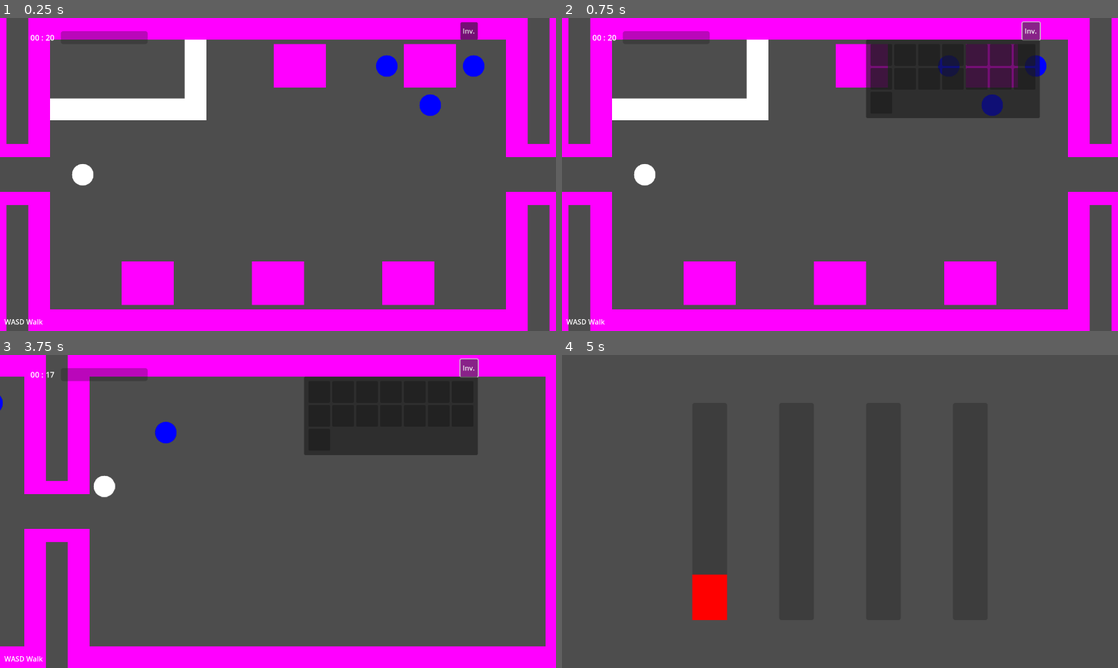
Above: before the commit, frames 1-4 (two rows, left to right).
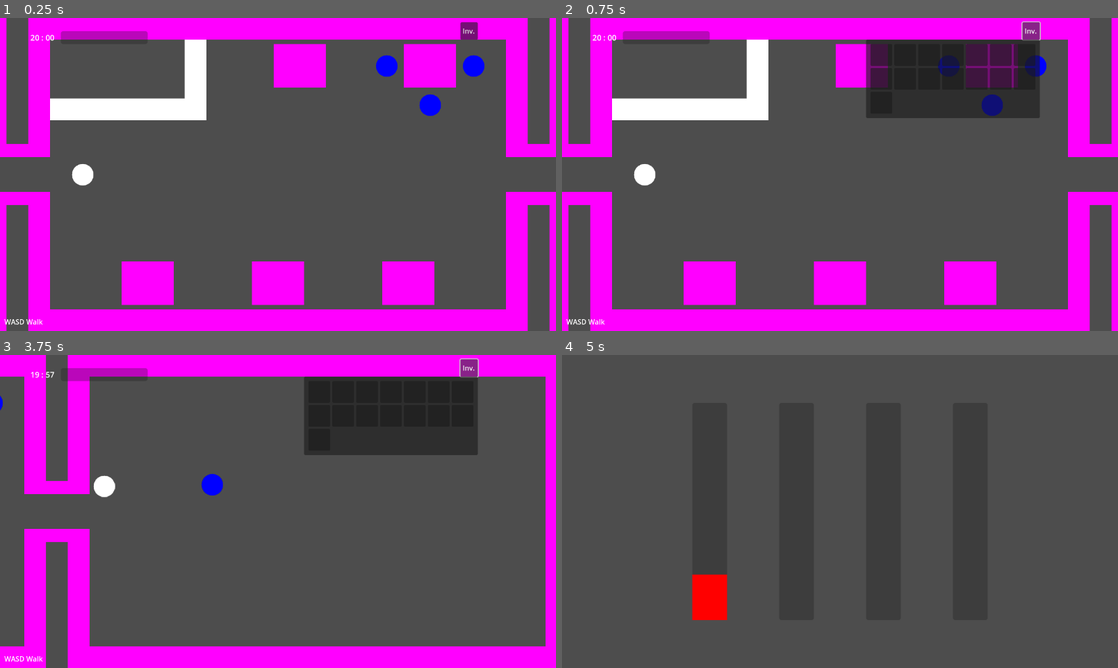
Above: after the commit, the same moments.

Repository: cty012/terror-on-the-tracks-demo
Game: Godot game, scene res://scenes/game.tscn
Same seed, same stepped clock (60 frames per second), same inputs: the game is played once before the commit and once after it.
Inputs:
- Up to frame 1 (0.25 s): no input
- Up to frame 2 (0.75 s): click "Inv." at 0.5 s
- Up to frame 3 (3.75 s): tap Enter at 1.25, 2.75 s; hold D 1.28-2.03 s; tap M at 1.35, 2.1, 3.05 s; tap Space at 1.52, 2, 2.27, 3.5 s; hold S 2.03-2.78 s; hold D 2.78-3.53 s; tap F at 2.85 s; hold W from 3.53 s (still down); tap N at 3.6 s
- Up to frame 4 (5 s): tap Space at 3.77, 4.52 s; tap M at 3.8, 4.55 s; tap Enter at 4.25 s; release W at 4.28 s; hold A from 4.28 s (still down); tap E at 4.35 s

The runs differ from the first frame. In frame 1, less than 0.1% of the frame differs, in the area x 5-9%, y 5-8%; in frame 2, less than 0.1%; in frame 3, 0.5%, in the area x 5-41%, y 5-45%; in frame 4, nothing differs.

Commit message:
Movement script

Diff:
--- a/scenes/game.tscn
+++ b/scenes/game.tscn
@@ -20,8 +20,9 @@
 [ext_resource type="Shape2D" uid="uid://c7aojc7q6al28" path="res://shapes/mat.tres" id="12_hpof6"]
 [ext_resource type="Script" path="res://scripts/controllers/minigames/lockpick.gd" id="13_ncycx"]
 [ext_resource type="Script" path="res://scripts/behaviors/dialogue_tree_alfred.gd" id="16_tdev3"]
-[ext_resource type="Script" path="res://scripts/controllers/walking_npc.gd" id="17_qtyjp"]
 [ext_resource type="Script" path="res://scripts/behaviors/dialogue_tree_will.gd" id="18_bgcwb"]
+[ext_resource type="Script" path="res://scripts/behaviors/dialogue_tree_walker.gd" id="19_8h2pq"]
+[ext_resource type="Script" path="res://scripts/behaviors/movement_walker.gd" id="19_fld4r"]
 [ext_resource type="Script" path="res://scripts/behaviors/dialogue_tree_thomas.gd" id="20_gfysw"]
 
 [sub_resource type="GDScript" id="GDScript_palwq"]
@@ -99,7 +100,7 @@
 
 [node name="timer_system" type="Node" parent="."]
 script = ExtResource("2_20y6c")
-time_limit_in_seconds = 20.0
+time_limit_in_seconds = 1200.0
 
 [node name="dialogue_system" type="Node" parent="."]
 script = ExtResource("4_ghhox")
@@ -374,19 +375,22 @@
 [node name="collision" type="CollisionShape2D" parent="npc/will/dialogue_range"]
 shape = SubResource("CircleShape2D_01ogc")
 
-[node name="walking npc" type="CharacterBody2D" parent="npc"]
+[node name="walker" type="CharacterBody2D" parent="npc"]
 position = Vector2(1000, 60)
-script = ExtResource("17_qtyjp")
-
-[node name="sprite" type="Sprite2D" parent="npc/walking npc"]
-
-[node name="CollisionShape2D" type="CollisionShape2D" parent="npc/walking npc"]
+script = ExtResource("7_x2f58")
+character_name = "Walker"
+dialogue_tree_script = ExtResource("19_8h2pq")
+movement_script = ExtResource("19_fld4r")
+
+[node name="sprite" type="Sprite2D" parent="npc/walker"]
+
+[node name="CollisionShape2D" type="CollisionShape2D" parent="npc/walker"]
 shape = SubResource("CircleShape2D_rbhma")
 
-[node name="dialogue_range" type="Area2D" parent="npc/walking npc"]
+[node name="dialogue_range" type="Area2D" parent="npc/walker"]
 script = ExtResource("9_6tywj")
 
-[node name="collision" type="CollisionShape2D" parent="npc/walking npc/dialogue_range"]
+[node name="collision" type="CollisionShape2D" parent="npc/walker/dialogue_range"]
 shape = SubResource("CircleShape2D_01ogc")
 
 [node name="thomas" type="CharacterBody2D" parent="npc"]
--- /dev/null
+++ b/scripts/behaviors/dialogue_tree_walker.gd
@@ -0,0 +1,52 @@
+extends Resource
+class_name DialogueTree
+
+
+# 0: start, 1: end
+var state: int
+
+
+## Reset to initial state (i.e. conversation starts over).
+func reset() -> void:
+    state = 0
+
+
+## Check if the conversation has ended.
+func has_ended() -> bool:
+    return state == 1
+
+
+## Returns the current speech (i.e. what the character is saying).
+## Can assume speech hasn't ended.
+func get_speech() -> String:
+    if state == 0:
+        return "I am walking. Don't ask me questions."
+    else:
+        return ""
+
+
+## Returns the list of replies to the character's speech.
+## If nothing to reply, return empty array.
+##
+## Each choice in the returned array is assigned an index.
+## E.g. if the returned array is:
+##     ["Hello.", "Hi.", "Good morning."]
+## Then the choices have indices:
+##     index 0: "Hello."
+##     index 1: "Hi."
+##     index 2: "Good morning."
+func get_choices() -> Array[String]:
+    return []
+
+
+## Continues the conversation if nothing to reply.
+## Can assume that there is indeed nothing to reply.
+func next() -> void:
+    state = 1
+
+
+## Continues the conversation with the given reply.
+## Can assume that the index always refers to a valid reply.
+## See get_choices() for more information on index.
+func choose(index: int) -> void:
+    pass
--- /dev/null
+++ b/scripts/behaviors/movement.gd
@@ -0,0 +1,14 @@
+extends Resource
+class_name Movement
+
+
+# Called once at start
+# `node` is the base node representing the character
+func start(node: Node) -> void:
+    pass
+
+
+# Called every frame
+# `delta` is the elapsed time of the current frame
+func update(delta: float) -> void:
+    pass
--- /dev/null
+++ b/scripts/behaviors/movement_walker.gd
@@ -0,0 +1,73 @@
+extends Movement
+
+
+enum MOVEMENT_STATE {
+    UP = 0,    UP_IDLE = 1,
+    LEFT = 2,  LEFT_IDLE = 3,
+    DOWN = 4,  DOWN_IDLE = 5,
+    RIGHT = 6, RIGHT_IDLE = 7,
+}
+
+const SPEED := 1.0
+const MOVING_TIME := 2.0
+const IDLE_TIME := 1
+const MOVING_STATES = [
+    MOVEMENT_STATE.UP,
+    MOVEMENT_STATE.LEFT,
+    MOVEMENT_STATE.DOWN,
+    MOVEMENT_STATE.RIGHT,
+]
+const IDLE_STATES = [
+    MOVEMENT_STATE.UP_IDLE,
+    MOVEMENT_STATE.LEFT_IDLE,
+    MOVEMENT_STATE.DOWN_IDLE,
+    MOVEMENT_STATE.RIGHT_IDLE,
+]
+
+var current_state: MOVEMENT_STATE
+var current_time := 0.0
+var contact_flag := false
+var node: Node
+var range_node: Node
+
+
+# Given the current state and time, return the velocity
+# Updates the current state internally
+func transition() -> Vector2:
+    # Find the velocity
+    var velocity = Vector2.ZERO
+    match current_state:
+        MOVEMENT_STATE.UP:
+            velocity.y -= 1.0
+        MOVEMENT_STATE.DOWN:
+            velocity.y += 1.0
+        MOVEMENT_STATE.LEFT:
+            velocity.x -= 1.0
+        MOVEMENT_STATE.RIGHT:
+            velocity.x += 1.0
+
+    # Change state
+    if current_state in MOVING_STATES and current_time > MOVING_TIME:
+        current_state += 1
+        current_time = 0
+    elif current_state in IDLE_STATES and current_time > IDLE_TIME:
+        current_state = (current_state + 1) % 8
+        current_time = 0
+
+    return velocity
+
+
+func start(node: Node) -> void:
+    self.node = node
+    self.range_node = node.get_node("dialogue_range")
+
+
+func update(delta: float) -> void:
+    if range_node.contact_state():
+        return
+
+    var velocity = transition()
+    node.move_and_collide(velocity.normalized() * SPEED)
+
+    # Update the time
+    current_time += delta
--- a/scripts/controllers/npc_controller.gd
+++ b/scripts/controllers/npc_controller.gd
@@ -5,7 +5,10 @@
 
 @export var character_name := ""
 @export var dialogue_tree_script: GDScript = null
+@export var movement_script: GDScript = null
+
 var dialogue_tree: DialogueTree = null
+var movement: Movement = null
 
 
 func set_dialogue_tree_script(path: String):
@@ -15,13 +18,25 @@
         dialogue_tree = load(path).new()
 
 
+func set_movement_script(path: String):
+    if path.is_empty():
+        movement = null
+    else:
+        movement = load(path).new()
+        movement.start(self)
+
+
 # Called when the node enters the scene tree for the first time.
 func _ready() -> void:
     if dialogue_tree_script != null:
         dialogue_tree = dialogue_tree_script.new()
+    if movement_script != null:
+        movement = movement_script.new()
+        movement.start(self)
     $sprite.texture = util.create_circle_texture(50, Color.BLUE)
 
 
 # Called every frame. 'delta' is the elapsed time since the previous frame.
 func _process(delta: float) -> void:
-    pass
+    if movement != null:
+        movement.update(delta)
--- a/scripts/controllers/walking_npc.gd
+++ /dev/null
@@ -1,111 +0,0 @@
-extends CharacterBody2D
-
-var util := preload("res://scripts/common/util.gd").new()
-
-const SPEED = 2.0
-
-enum MV_STATE {UP, LEFT, DOWN, RIGHT}
-
-var state = MV_STATE.UP
-var time_count = 0
-var contact_flag = false
-
-@onready var rangenode = get_node("dialogue_range")
-
-@export var character_name := ""
-
-func get_dialogue_tree() -> Dictionary:
-    return {
-        "_start": "welcome",
-        "welcome": {
-            "character-name": character_name,
-            "speech": "Welcome to GSD 405! I am the professor of this course. How can I help you?",
-            "choices": [
-                {
-                    "speech": "Where can I find the syllabus?",
-                    "result": "syllabus",
-                },
-                {
-                    "speech": "What is your favorite game?",
-                    "result": "favorite-game",
-                },
-            ],
-        },
-        "more-q": {
-            "character-name": character_name,
-            "speech": "Any more questions?",
-            "choices": [
-                {
-                    "speech": "Where can I find the syllabus?",
-                    "result": "syllabus",
-                },
-                {
-                    "speech": "What is your favorite game?",
-                    "result": "favorite-game",
-                },
-                {
-                    "speech": "No.",
-                    "result": "end",
-                },
-            ],
-        },
-        "syllabus": {
-            "character-name": character_name,
-            "speech": "On Canvas, obviously.",
-            "choices": [],
-            "result": "more-q",
-        },
-        "favorite-game": {
-            "character-name": character_name,
-            "speech": "My favorite game is Horror in the Classroom.",
-            "choices": [],
-            "result": "more-q",
-        },
-        "end": {
-            "character-name": character_name,
-            "speech": "Hope you have a wonderful day!",
-            "choices": [],
-            "result": "_end",
-        },
-    }
-
-func patrol() -> void:
-    var displacement := Vector2.ZERO
-    if (!rangenode.contact_state()):
-        time_count += 1
-
-        if (time_count % 150 <= 120):
-
-            match state:
-                MV_STATE.UP:
-                    displacement.y -= 1.0
-                MV_STATE.DOWN:
-                    displacement.y += 1.0
-                MV_STATE.LEFT:
-                    displacement.x -= 1.0
-                MV_STATE.RIGHT:
-                    displacement.x += 1.0
-
-            move_and_collide(displacement.normalized() * SPEED)
-
-        if (time_count % 150 == 0):
-            time_count = 0
-            if (state == MV_STATE.RIGHT):
-                state = MV_STATE.UP
-            else:
-                state += 1
-    else:
-        pass
-
-
-
-
-# Called when the node enters the scene tree for the first time.
-func _ready() -> void:
-    $sprite.texture = util.create_circle_texture(50, Color.BLUE)
-    state = MV_STATE.UP
-
-# Called every frame. 'delta' is the elapsed time since the previous frame.
-func _process(delta: float) -> void:
-    patrol()
-    pass
--- a/scripts/systems/dialogue_system.gd
+++ b/scripts/systems/dialogue_system.gd
@@ -5,7 +5,7 @@
 
 
 var player: CharacterBody2D
-var npc_in_range := []
+var npc_in_range: Array[CharacterBody2D] = []
 var npc_in_dialogue: CharacterBody2D
 var ui_dialogue: Control
 var dialogue_tree: Dictionary  ## Actually a graph, not a tree
@@ -19,11 +19,15 @@
 
 
 # Helper
-func get_closest_npc() -> CharacterBody2D:
+func get_closest_talkable_npc() -> CharacterBody2D:
     var closest_npc: CharacterBody2D = null
     var min_distance = INF
 
     for npc in npc_in_range:
+        # Skip if cannot talk to npc
+        if npc.dialogue_tree == null:
+            continue
+        # Otherwise check if they are closer
         var distance = player.global_position.distance_to(npc.global_position)
         if distance < min_distance:
             min_distance = distance
@@ -75,7 +79,9 @@
         return
 
     # Otherwise talk with the closest NPC
-    npc_in_dialogue = get_closest_npc()
+    npc_in_dialogue = get_closest_talkable_npc()
+    if npc_in_dialogue == null:
+        return
     npc_in_dialogue.dialogue_tree.reset()
 
     # Update UI
--- a/scripts/systems/input_system.gd
+++ b/scripts/systems/input_system.gd
@@ -110,7 +110,7 @@
         detect_dialogue_action()
     else:
         actions.push_back("[code]WASD[/code] Walk")
-        var closest_npc := dialogue_system.get_closest_npc()
+        var closest_npc := dialogue_system.get_closest_talkable_npc()
         if closest_npc != null:
             actions.push_back("[code]E[/code] Talk to " + closest_npc.character_name)
         detect_dialogue_start() or detect_movement()  # Detect movement iff dialogue doesn't start
Not shown: 1 places in scenes/game.tscn that only renumber resources
